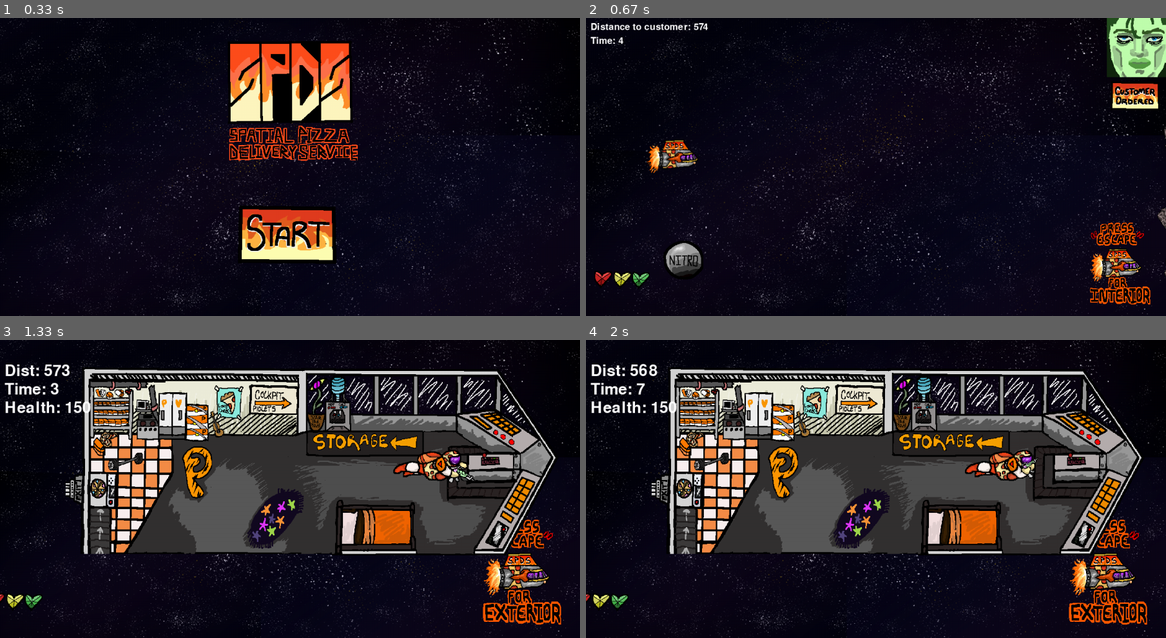
Above: before the commit, frames 1-4 (two rows, left to right).
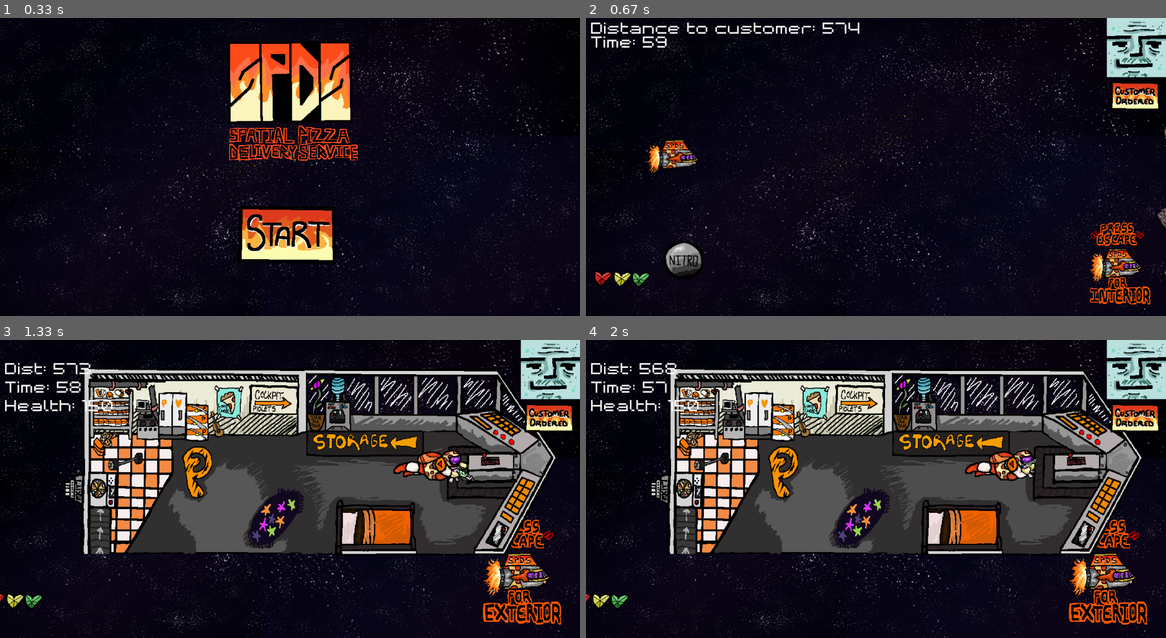
Above: after the commit, the same moments.

Repository: shar1738/SPDS-Pygame
Game: pygame game, started from main.py
Same seed, same stepped clock (60 frames per second), same inputs: the game is played once before the commit and once after it.
Inputs (mouse positions are in pixels of both pictures, inside the frame that each line leads up to):
- Up to frame 1 (0.33 s): no input
- Up to frame 2 (0.67 s): click (876, 229) at 0.38 s
- Up to frame 3 (1.33 s): hold Esc 0.83-1.3 s; hold Right 0.83-1.3 s
- Up to frame 4 (2 s): hold Esc 1.33-1.8 s; hold Right 1.33-1.8 s; tap Space at 1.4, 1.7 s; tap Esc at 1.83 s

Frame 1 is identical in both runs. In frame 2, 3.1% of the frame differs, in the area x 0-100%, y 0-20%; in frame 3, 3.5%, in the area x 0-100%, y 0-32%; in frame 4, 3.5%.

Commit message:
Alot better

Diff:
--- a/Entities/asteroids.py
+++ b/Entities/asteroids.py
@@ -9,6 +9,8 @@
 ASTEROID_SIZE = ASTEROID_SIZE
 INV_DURATION_FRAMES = 120  # 2 seconds at 60 FPS
 DAMAGE_AMOUNT = 25
+
+collision_sfx.set_volume(0.5)
 
 class Asteroids:
     def __init__(self):
--- a/Scene/exterior.py
+++ b/Scene/exterior.py
@@ -8,7 +8,7 @@
 from Entities.ship import Ship
 from Entities.asteroids import Asteroids, IS_INV
 from funcs_data.data import EXT_UI_ELEMENTS
-from settings import FPS, SCREEN_WIDTH, SCREEN_HEIGHT
+from settings import FPS, SCREEN_WIDTH, SCREEN_HEIGHT, FONT
 from sfx import ship_basic_sfx, ship_boost_sfx, yay_sfx, fail_sfx, song
 from game_state import GameState
 
@@ -16,11 +16,10 @@
 # =================== CONFIGURATION & CONSTANTS ===================
 DISTANCE_RATE = 5
 INI_DISTANCE = 0
-DIST_RANGE = (20, 300)
-
+START_TIME = random.randint(60, 100)
 PIZZA_SPEED = 200
 
-ship_boost_sfx.set_volume(0.1)
+ship_boost_sfx.set_volume(0.008)
 fail_sfx.set_volume(0.5)
 ship_basic_sfx.set_volume(0.3)
 song.set_volume(0.15)
@@ -33,65 +32,65 @@
 
 # =================== EXTERIOR SCENE ===================
 class Exterior:
-    def __init__(self, game_state: GameState):
-        # Init
+    def __init__(self, game_state):
+        # Init Pygame and Mixer
         pg.init()
         pg.mixer.init()
         self.ship_basic_sfx = ship_basic_sfx
         self.clock = pg.time.Clock()
         self.game_state = game_state
-
         self.player_ship = Ship(150, 300)
         self.override_img = load_scaled_image("Assets/images/ship/basic_ship.png", (200, 200))
 
-        # If coming from Interior (or another scene), use stored global health/distance; otherwise use defaults.
+        # --- CUSTOMER SELECTION & TIMER SETUP ---
         if self.game_state.has_interior_ran:
-            # Use the global values (carried over from Interior)
+            # Use values carried over from Interior:
             self.player_health = self.game_state.ex_health
             self.player_ship.player_health = self.game_state.ex_health  # Preserve the damaged health
             self.distance = self.game_state.ex_remaining_dist
-            self.rand_time = self.game_state.ex_remaining_time
+            self.rand_time = self.game_state.ex_remaining_time  # Remaining time from previous scene
+            self.timer_start = time.time()  # Reset timer start for this scene
+            self.game_state.timer_start = self.timer_start
             self.health_index = self.game_state.ex_health_index
-            # Restore stored health image path (if needed)
-            self.health_info = EXT_UI_ELEMENTS["health"]
-            self.health_info["paths"][self.health_index] = self.game_state.ex_health_frame
+            # Load customer image using stored file path:
+            customer_path = self.game_state.current_customer
         else:
-            # First-run or no Interior update: assign default values.
+            # First-run (or no Interior update): assign default values.
             self.player_health = self.player_ship.player_health
             self.distance = random.randint(500, 1000)
             self.game_state.ex_health = self.player_health
             self.game_state.ex_distance = self.distance
             self.health_info = EXT_UI_ELEMENTS["health"]
             self.health_index = min(len(self.health_info["paths"]) - 1, (150 - self.player_health) // 25)
-
-        # Build the initial health image based on current health index.
-        self.ui_health_img = load_scaled_image(self.health_info["paths"][self.health_index], self.health_info["size"])
-
-        # (Optionally update distance defaults again if desired, but that's your original logic)
-        self.game_state.ex_health = self.player_health
-        self.game_state.ex_distance = self.distance
-
-        # Screen setup
+            self.rand_time = START_TIME
+            self.timer_start = time.time()
+            self.game_state.timer_start = self.timer_start
+            # Randomly select a customer and store its file path:
+            customer_path = random.choice(EXT_UI_ELEMENTS["customers"]["paths"])
+            self.game_state.current_customer = customer_path
+
+        # Save the customer path in an instance variable (for later access)
+        self.customer_path = customer_path
+        self.customer_img = load_scaled_image(self.customer_path, EXT_UI_ELEMENTS["customers"]["size"])
+
+        # --- SCREEN & BACKGROUND ---
         pg.display.set_caption("S.P.D.S")
         self.screen = pg.display.set_mode((SCREEN_WIDTH, SCREEN_HEIGHT))
-
-        # Background
         self.background = load_scaled_image("Assets/images/background.png", (SCREEN_WIDTH, SCREEN_HEIGHT))
 
-        # Asteroids
-        self.is_inv = IS_INV
-        self.hole_shown = False  # Has the hole image been triggered?
-        self.hole_start_time = None  # When did the image start showing?
+        # --- ASTEROIDS & OTHER GAME ELEMENTS ---
+        self.is_inv = False  # Replace IS_INV if defined otherwise.
+        self.hole_shown = False
+        self.hole_start_time = None
         self.asteroids = Asteroids()
         self.asteroids.spawn_rand(5)
         self.spawn_aster = True
 
-        # UI - Delivery
+        # --- UI - DELIVERY & PIZZA ---
         self.delivered_img = pg.image.load("Assets/images/ui/garage_(delivered).png").convert_alpha()
         self.delivered_rect = self.delivered_img.get_rect(topright=(SCREEN_WIDTH + 1500, 0))
         self.show_delivery = False
 
-        # UI - Pizza
         self.raw_pizza = pg.image.load("Assets/images/pizza_box.png").convert_alpha()
         self.pizza_img = pg.transform.scale(self.raw_pizza, (128, 128))
         self.pizza_angle = 0.0
@@ -99,66 +98,67 @@
         self.pizza_spawned = False
         self.pizza_rect = None
 
-        # UI - Data from EXT_UI_ELEMENTS
+        # --- UI - DATA FROM EXT_UI_ELEMENTS ---
         self.health_info = EXT_UI_ELEMENTS["health"]
         self.nitro_info = EXT_UI_ELEMENTS["nitro"]
-        self.customer_info = random.choice(EXT_UI_ELEMENTS["customers"]["paths"])
         self.customer_LBL_info = EXT_UI_ELEMENTS["costumer_label"]
         self.esc_info = EXT_UI_ELEMENTS["esc_ship"]
         self.hole_info = EXT_UI_ELEMENTS["hole"]
-        self.font = pg.font.SysFont(None, 30)
-
-        # UI - Static images
+        self.font = pg.font.Font(FONT, 30)
+
+        # --- UI - STATIC IMAGES ---
         self.ui_health_img = load_scaled_image(self.health_info["paths"][0], self.health_info["size"])
-        self.ui_nitro_img = load_scaled_image(self.nitro_info["paths"][0], self.nitro_info["size"])
+        # DO NOT override customer_img here. We're already using the dynamic one.
         self.customer_LBL_img = load_scaled_image(self.customer_LBL_info["paths"][0], self.customer_LBL_info["size"])
         self.esc_ship_img = load_scaled_image(self.esc_info["paths"][0], self.esc_info["size"])
         self.hole_img = load_scaled_image(self.hole_info["paths"][0], self.hole_info["size"])
-        self.customer_img = load_scaled_image(random.choice(EXT_UI_ELEMENTS["customers"]["paths"]),EXT_UI_ELEMENTS["customers"]["size"])
-
-
-        self.rand_time = random.randint(5, 10)  # ✅ Assign a single integer
-        self.timer_start = time.time()
-
-        # UI - Rects
+
+        # --- TIMER (If not coming from Interior, ensure timer values are fresh) ---
+        if not self.game_state.has_interior_ran:
+            self.rand_time = START_TIME
+            self.timer_start = time.time()
+            self.game_state.timer_start = self.timer_start
+
+        # --- UI - RECTS ---
         self.customer_rect = self.customer_img.get_rect(topright=(SCREEN_WIDTH, 0))
         self.costumer_lbl_rect = self.customer_LBL_img.get_rect(topright=(SCREEN_WIDTH, 100))
         self.esc_ship_rect = self.esc_ship_img.get_rect(bottomright=(SCREEN_WIDTH - 10, SCREEN_HEIGHT - 10))
         self.hole_rect = self.hole_img.get_rect(center=(SCREEN_WIDTH // 2, SCREEN_HEIGHT // 2))
-        self.ui_health_rect = self.ui_health_img.get_rect(bottomleft=(10, SCREEN_HEIGHT - 10))
-        self.ui_nitro_rect = self.ui_nitro_img.get_rect(bottomleft=(self.ui_health_rect.right + 10, SCREEN_HEIGHT - 50))
-
-        # Hole status
+        self.ui_health_rect = load_scaled_image(
+            self.health_info["paths"][self.health_index],
+            self.health_info["size"]
+        ).get_rect(bottomleft=(10, SCREEN_HEIGHT - 10))
+        self.ui_nitro_rect = self.nitro_img = load_scaled_image(
+            self.nitro_info["paths"][0], self.nitro_info["size"]
+        ).get_rect(bottomleft=(self.ui_health_rect.right + 10, SCREEN_HEIGHT - 50))
+
+        # --- HOLE STATUS ---
         self.hole_shown = False
         self.hole_start_time = None
 
     # =================== UI UPDATE ===================
     def update_ui(self):
-    # Ensure that player_health is always current from the player ship:
+        # Update health UI based on current health
         self.player_health = self.player_ship.player_health
-
         max_health = 150
         step = 25
-        self.health_index = min(len(self.health_info["paths"]) - 1, (max_health - self.player_health) // step)
-        self.ui_health_img = load_scaled_image(self.health_info["paths"][self.health_index], self.health_info["size"])
-
-        # Save health index to GameState
+        self.health_index = min(len(self.health_info["paths"]) - 1,
+                                (max_health - self.player_health) // step)
+        self.ui_health_img = load_scaled_image(self.health_info["paths"][self.health_index],
+                                               self.health_info["size"])
+        # Store health index info into game_state
         self.game_state.ex_health_index = self.health_index
-        self.game_state.ex_health_frame = self.health_info["paths"][self.health_index]  # Store image path
-
-        # Load the UI health image based on stored index
+        self.game_state.ex_health_frame = self.health_info["paths"][self.health_index]
         self.ui_health_img = load_scaled_image(self.game_state.ex_health_frame, self.health_info["size"])
-
         nitro_index = 1 if self.player_ship.is_boosting else 0
         self.ui_nitro_img = load_scaled_image(self.nitro_info["paths"][nitro_index], self.nitro_info["size"])
 
+        # Timer update
         if self.distance > 0:
             elapsed = time.time() - self.timer_start
             self.remaining_time = max(0, self.rand_time - elapsed)
-
             if self.remaining_time == 0:
                 self.game_over("Assets/images/ui/cold_lose.png", 2000)
-
 
     def game_over(self, path, delay):
         game_over_img = pg.image.load(path).convert_alpha()
@@ -189,28 +189,23 @@
                 if e.type == pg.QUIT:
                     pg.quit()
                     sys.exit()
-
                 elif e.type == pg.KEYDOWN and e.key == pg.K_ESCAPE:
                     max_health = 150
                     step = 25
                     self.holes = (max_health - self.player_health) // step
                     elapsed = time.time() - self.timer_start
                     self.remaining_time = max(0, self.rand_time - elapsed)
-
                     self.game_state.ex_health = self.player_health
                     self.game_state.ex_health_frame = self.health_info["paths"][self.health_index]
                     self.game_state.ex_health_index = self.health_index
                     self.game_state.ex_remaining_time = int(self.remaining_time)
                     self.game_state.ex_remaining_dist = self.distance
-                    self.game_state.current_customer = self.customer_img
+                    # Save the customer image file path (persisting the same customer)
+                    self.game_state.current_customer = self.customer_path
                     print(self.game_state.current_customer)
                     self.game_state.holes = self.holes
-
-                    self.game_state.has_interior_ran = True
-                    self.game_state.current_level = "Interior"
-
-                    # **Refresh hole tracking when hitting Escape**
-                    return "Interior"
+                    self.game_state.current_level = 'Interior'
+                    return self.game_state.current_level
 
             keys = pg.key.get_pressed()
             self.player_ship.update(keys, dt)
--- a/Scene/interior.py
+++ b/Scene/interior.py
@@ -1,10 +1,11 @@
 import pygame as pg
 import sys
 import time
+import random
 from Entities.spaceman import Spaceman
 from Entities.holes import Holes
 from funcs_data.data import EXT_UI_ELEMENTS
-from settings import SCREEN_WIDTH, SCREEN_HEIGHT
+from settings import SCREEN_WIDTH, SCREEN_HEIGHT, FONT, FPS
 from sfx import fail_sfx
 
 def load_scaled_image(path, size):
@@ -29,11 +30,23 @@
         self.interior_rect.y -= 95
         self.interior_rect.x += 30
 
+        self.customer_LBL_info = EXT_UI_ELEMENTS["costumer_label"]
+        self.customer_LBL_img = load_scaled_image(self.customer_LBL_info["paths"][0], self.customer_LBL_info["size"])
+        self.costumer_lbl_rect = self.customer_LBL_img.get_rect(topright=(SCREEN_WIDTH, 100))
         self.clock = pg.time.Clock()
-        self.font = pg.font.SysFont(None, 50)
+        self.font = pg.font.Font(FONT, 30)
 
         # Save the starting tick time for countdowns
-        self.timer_start = time.time()
+        if self.game_state.has_interior_ran:
+            # When reentering, use the saved remaining time as the new "initial_time"
+            self.initial_time = self.game_state.ex_remaining_time
+            # Reset the timer start - pause the old countdown and restart from now.
+            self.timer_start = time.time()
+            self.game_state.timer_start = self.timer_start
+        else:
+            self.initial_time = self.game_state.ex_remaining_time
+            self.timer_start = time.time()
+            self.game_state.timer_start = self.timer_start
 
         self.esc_info = EXT_UI_ELEMENTS["esc_interior"]
         self.esc_ship_img = load_scaled_image(self.esc_info["paths"][0], self.esc_info["size"])
@@ -64,16 +77,28 @@
         self.remaining_distance = self.initial_distance
 
         # ------------------
-        # Add Health UI initialization.
+        # Health UI Initialization.
         self.health_info = EXT_UI_ELEMENTS["health"]
-        # Calculate the current health index using the initial ship health.
         step = 25
         self.health_index = min(len(self.health_info["paths"]) - 1, (150 - self.player_health) // step)
         self.ui_health_img = load_scaled_image(self.health_info["paths"][self.health_index],
                                                self.health_info["size"])
-        # Define a rectangle to blit the health UI image.
         self.ui_health_rect = self.ui_health_img.get_rect(bottomright=(SCREEN_WIDTH // 13.5, SCREEN_HEIGHT - 10))
         # ------------------
+
+        # --- Customer Order UI (Persistent) ---
+        # Ensure that game_state.current_customer is set as a valid file path.
+        if self.game_state.current_customer:
+            self.customer_img = load_scaled_image(self.game_state.current_customer,
+                                                  EXT_UI_ELEMENTS["customers"]["size"])
+        else:
+            self.game_state.current_customer = random.choice(EXT_UI_ELEMENTS["customers"]["paths"])
+            self.customer_img = load_scaled_image(self.game_state.current_customer,
+                                                  EXT_UI_ELEMENTS["customers"]["size"])
+        # Save the customer path locally for easy reference
+        self.customer_path = self.game_state.current_customer
+        # Create a rect for the customer image (e.g., at the top-right corner)
+        self.customer_rect = self.customer_img.get_rect(topright=(SCREEN_WIDTH, 0))
 
         self.update_state()  # Initialize any other states
 
@@ -81,37 +106,26 @@
         """Dynamically update the health UI based on the current player health."""
         max_health = 150
         step = 25
-        # Use the current health from the global state (or from the ship if you prefer)
+        # Use the current health from the global state.
         self.player_health = self.game_state.ex_health
         self.health_index = min(len(self.health_info["paths"]) - 1,
                                 (max_health - self.player_health) // step)
         self.ui_health_img = load_scaled_image(self.health_info["paths"][self.health_index],
                                                self.health_info["size"])
-        # Store the updated values in the global game state
+        # Store health index in global game state.
         self.game_state.ex_health_index = self.health_index
         self.game_state.ex_health_frame = self.health_info["paths"][self.health_index]
 
     def update_state(self):
         """Update the player state, countdown timers and holes dynamically."""
-        # Health is loaded directly from the global state.
         self.player_health = self.game_state.ex_health
-
-        # Update the health UI dynamically
         self.update_ui()
-
         # Calculate elapsed time since the start of the Interior scene.
         elapsed = time.time() - self.timer_start
-
-        # Update remaining time and distance by subtracting elapsed time.
         self.remaining_time = max(0, self.initial_time - elapsed)
-        # For simplicity we assume a rate of 1 unit per second.
         self.remaining_distance = max(0, self.initial_distance - elapsed)
-
-        # Optionally, update the global game state so next scene receives the updated values:
         self.game_state.ex_remaining_time = self.remaining_time
         self.game_state.ex_remaining_dist = self.remaining_distance
-
-        # Update holes if necessary, based on health changes.
         self.update_holes()
 
     def update_holes(self):
@@ -143,7 +157,7 @@
                         self.game_state.current_level = "Exterior"
                         return self.game_state.current_level
                     if e.key == pg.K_SPACE:
-                        # When space is pressed, check if the spaceman is colliding with any hole.
+                        # Check if the spaceman collides with any hole.
                         for hole, hole_rect in self.holes_manager.holes:
                             if hole_rect.colliderect(self.spaceman.rect):
                                 self.game_state.current_level = "MiniGame"
@@ -159,28 +173,28 @@
             self.holes_manager.draw(self.screen)
             self.spaceman.draw(self.screen)
 
-            # Optionally, if a hole collides with the spaceman display the spacebar graphic.
+            # Optionally, display the spacebar graphic if needed.
             for hole, hole_rect in self.holes_manager.holes:
                 if hole_rect.colliderect(self.spaceman.rect):
                     self.screen.blit(self.spacebar_img, self.spacebar_rect)
 
-            # Call update_state() every frame so that time, distance, and health UI update.
             self.update_state()
-
             if self.remaining_time == 0:
                 fail_sfx.play()
                 self.game_over("Assets/images/ui/cold_lose.png", 8000)
 
-            # Render the remaining time, remaining distance, and (for debugging) health value.
+            # Render debugging texts (time, distance, health).
             time_text = self.font.render(f"Time: {int(self.remaining_time)}", True, (255, 255, 255))
             dist_text = self.font.render(f"Dist: {int(self.remaining_distance)}", True, (255, 255, 255))
             health_text = self.font.render(f"Health: {int(self.player_health)}", True, (255, 255, 255))
             self.screen.blit(time_text, (10, 90))
             self.screen.blit(dist_text, (10, 50))
             self.screen.blit(health_text, (10, 130))
-
-            # *** Blit the dynamic health UI image (the hearts) ***
+            # Blit the health UI (the hearts).
             self.screen.blit(self.ui_health_img, self.ui_health_rect)
+            # Blit the customer image (persistent order) at its designated location.
+            self.screen.blit(self.customer_LBL_img, self.costumer_lbl_rect)
+            self.screen.blit(self.customer_img, self.customer_rect)
 
             pg.display.flip()
-            self.clock.tick(60)
+            self.clock.tick(FPS)
--- a/game_state.py
+++ b/game_state.py
@@ -1,44 +1,44 @@
 import pygame as pg
+import time
 from funcs_data.data import EXT_UI_ELEMENTS
 import random
 
 class GameState:
     def __init__(self):
-        # Exterior related
+        # Exterior-related properties
         self.ex_health = 150
-        self.ex_health_index = None    # Initialize with a default index
-        self.ex_health_frame = None   # You could store either a path or an image reference
+        self.ex_health_index = 0    # Default index (full health)
+        self.ex_health_frame = EXT_UI_ELEMENTS["health"]["paths"][self.ex_health_index]  # Store initial health path
 
-        # Time/distance related for the exterior scene.
+        # Time/distance management
         self.ex_remaining_time = None
         self.ex_remaining_dist = None
-        self.ex_time_frame = None
+        self.timer_start = None   # Add global timer tracking
 
-
-        # Customer and obstacles
-        self.current_customer = random.choice(list(EXT_UI_ELEMENTS["customers"].values()))  # Should be set to a valid image path or identifier
+        # Customer persistence (store image path instead of object reference)
+        self.current_customer = random.choice(EXT_UI_ELEMENTS["customers"]["paths"])
         self.holes = None
 
-        # Current level: now stored as a single string.
-        self.current_level = "Exterior"  # can be "Exterior", "Interior", or "MiniGame"
+        # Scene tracking
+        self.current_level = "Exterior"  # "Exterior", "Interior", or "MiniGame"
         self.has_interior_ran = False
 
-    # Example setter method for health:
+    # --- Helper Methods ---
     def update_health(self, new_health):
         self.ex_health = new_health
+        self.ex_health_index = min(len(EXT_UI_ELEMENTS["health"]["paths"]) - 1, (150 - self.ex_health) // 25)
+        self.ex_health_frame = EXT_UI_ELEMENTS["health"]["paths"][self.ex_health_index]  # Update health frame
 
-    # Example setter method for current scene:
     def set_current_level(self, level: str):
         if level in {"Exterior", "Interior", "MiniGame"}:
             self.current_level = level
         else:
             raise ValueError("Invalid level")
 
-    # You could add additional methods to update your animation indices:
-    def update_health_index(self, index: int):
-        self.ex_health_index = index
+    def update_timer_start(self):
+        """Save the current start time (for precise tracking across scenes)."""
+        self.timer_start = time.time()
 
-    def update_time_frame(self, frame: int):
-        self.ex_time_frame = frame
-
-    # And similar methods for other persistent variables...
+    def update_customer(self, new_customer_path):
+        """Ensures customer image path is preserved across scenes."""
+        self.current_customer = new_customer_path
--- a/settings.py
+++ b/settings.py
@@ -7,3 +7,4 @@
 SCREEN_WIDTH = info.current_w - 25
 SCREEN_HEIGHT = info.current_h - 75
 FPS = 60
+FONT = 'Assets/fonts/retro.TTF'
Binary file added: Assets/fonts/retro.TTF
